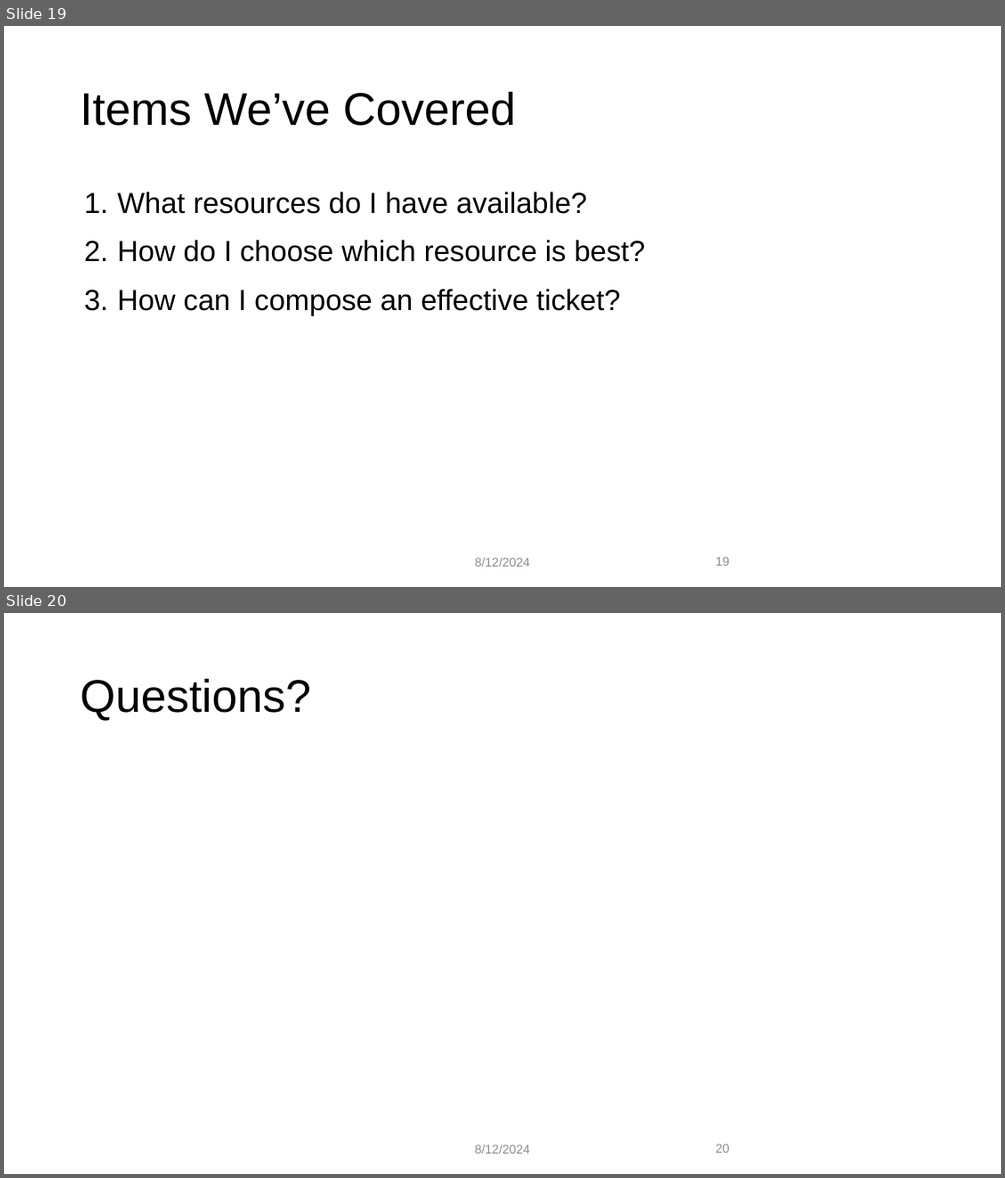
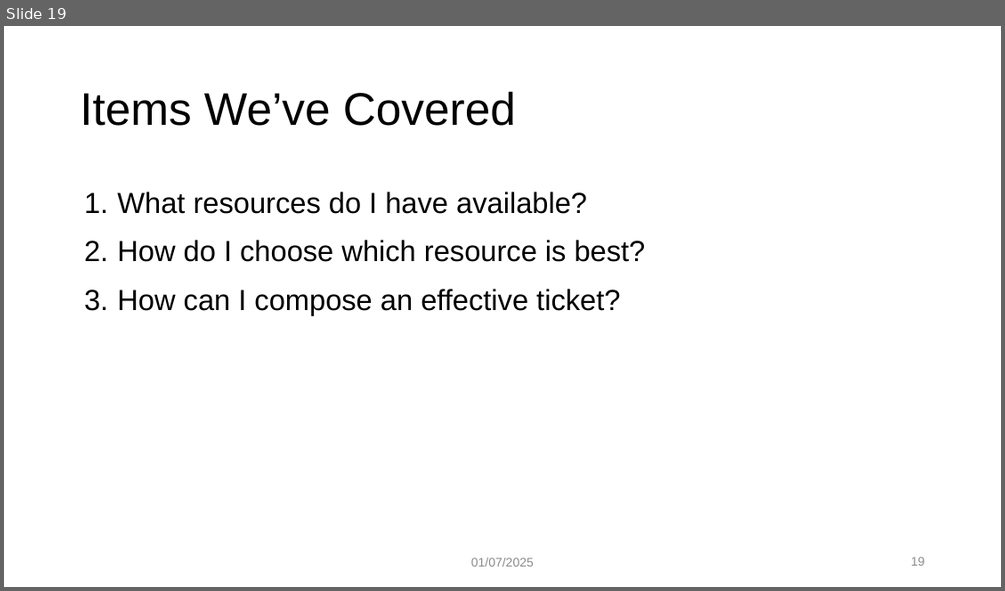
Before and after one commit to mohalkh5/hpc_fundamentals_micro_credential, a slide deck: asking_for_help/getting_help_curc.pptx. Shown one above the other, each under a label of ours: slides 19 and 20 before the commit, slide 19 after it. The pictures are 1005x1178 and 1005x591 pixels, drawn with LibreOffice and Linux fonts; fonts in the diff are those of the drawing; background and template pictures are left out. Boxes give left, top, right and bottom in pixels: in the first picture for what was removed or moved away, otherwise in the second. Text is boxed around its words. In the diff, an @@ line names an element or a change of style, - is before the commit and + after.

```diff
--- a/asking_for_help/getting_help_curc.pptx
+++ b/asking_for_help/getting_help_curc.pptx
@@ slide 20 removed at (x1=4, y1=613, x2=1001, y2=1174), background #FFFFFF @@
@@ title removed at (x1=80, y1=678, x2=311, y2=721) @@
-Questions?
@@ text removed at (x1=475, y1=1144, x2=530, y2=1153) @@
-8/12/2024
@@ page number removed at (x1=715, y1=1143, x2=729, y2=1152) @@
-20
@@ slide 19 changed as well @@
@@ text at (x1=471, y1=557, x2=534, y2=566): text changed @@
-8/12/2024
+01/07/2025
@@ page number at (x1=911, y1=556, x2=925, y2=565): alignment left to right @@
```
Also in this commit, not shown: 18 other slides changed, 1 slide added, 1 other slide removed, 1 other file.
